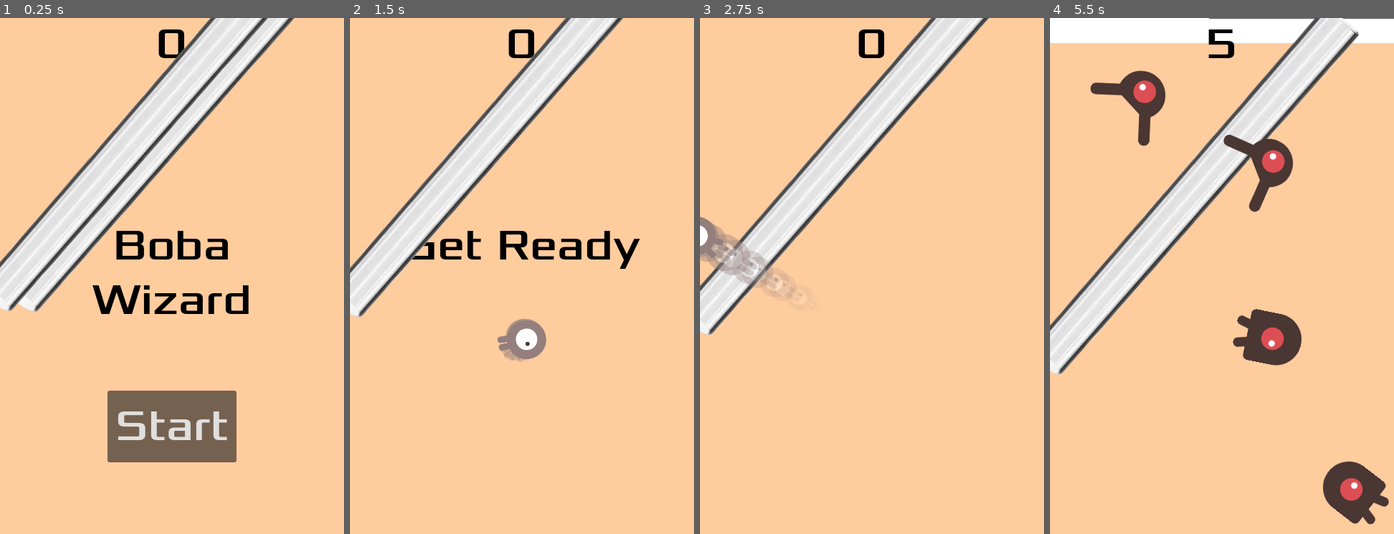
Above: before the commit, frames 1-4 (left to right).
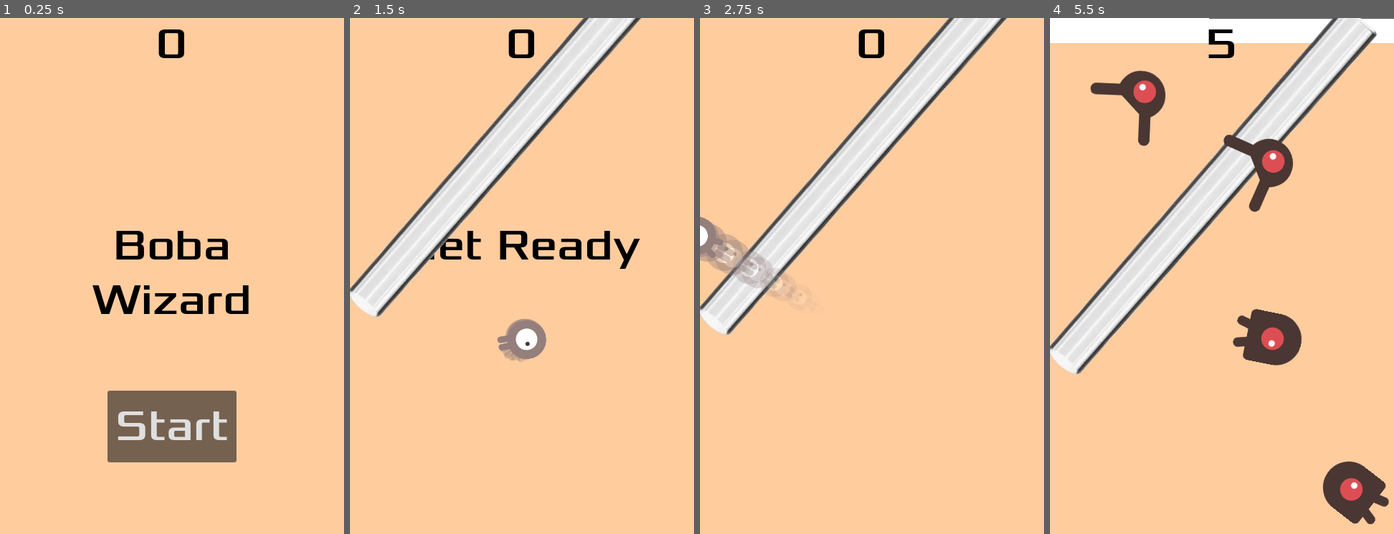
Above: after the commit, the same moments.

Repository: PaulThomasRowe/boba-tea-wizardry
Game: Godot game, scene res://main.tscn
Two runs of this game, one before a commit and one after it. Both use one fixed random seed, a clock stepped at 60 frames per second and the inputs below.
Inputs:
- Up to frame 1 (0.25 s): no input
- Up to frame 2 (1.5 s): click "Start" at 0.5 s; hold D (move_right) from 1.28 s (still down)
- Up to frame 3 (2.75 s): release D (move_right) at 2.03 s; hold S (move_down) from 2.03 s (still down)
- Up to frame 4 (5.5 s): release S (move_down) at 2.78 s; hold D (move_right) 2.78-3.53 s; hold W (move_up) 3.53-4.28 s; hold A (move_left) from 4.28 s (still down)

The runs differ from the first frame. In frame 1, 13% of the frame differs, in the area x 0-86%, y 0-57%; in frame 2, 8.1%; in frame 3, 8.5%; in frame 4, 9.2%.

Commit message:
Remove straw from appearing at startup

Diff:
--- a/main.gd
+++ b/main.gd
@@ -9,12 +9,12 @@
 func _ready():
 	$ScoreTimer.wait_time = 0.5  # Update every half second instead of every second
 	#$Straw.start($StartPosition.position)
-	$Straw.show()
+	#$Straw.show()
 
-	my_scene = preload("res://straw.tscn")
-	var scene_instance = my_scene.instantiate()
-	scene_instance.position = Vector2(200, 150)
-	add_child(scene_instance)
+	#my_scene = preload("res://straw.tscn")
+	#var scene_instance = my_scene.instantiate()
+	#scene_instance.position = Vector2(200, 150)
+	#add_child(scene_instance)
 
 func game_over():
 	pass
@@ -35,11 +35,11 @@
 
 	my_scene = preload("res://straw.tscn")
 	var scene_instance = my_scene.instantiate()
-	scene_instance.position = Vector2(200, 150)
+	scene_instance.position = Vector2(225, 150)
 	add_child(scene_instance)
 
 	$HUD.show_message("Get Ready")
-	$Straw.show()
+	#$Straw.show()
 	#$Straw.start($StartPosition.position)
  	#add_child(preload("res://straw.tscn").instantiate())
 	#var straw = mob_scene.instantiate()
--- a/main.tscn
+++ b/main.tscn
@@ -1,10 +1,9 @@
-[gd_scene load_steps=9 format=3 uid="uid://cyfwty2q3rdse"]
+[gd_scene load_steps=8 format=3 uid="uid://cyfwty2q3rdse"]
 
 [ext_resource type="Script" path="res://main.gd" id="1_0r6n5"]
 [ext_resource type="PackedScene" uid="uid://c7khi36lobpce" path="res://mob.tscn" id="2_50pww"]
 [ext_resource type="PackedScene" uid="uid://4vwrqjegqwpj" path="res://player.tscn" id="3_veqnc"]
 [ext_resource type="PackedScene" uid="uid://ccqoreueuxdb7" path="res://hud.tscn" id="4_0qnje"]
-[ext_resource type="PackedScene" uid="uid://66mp5ewyefok" path="res://straw.tscn" id="4_5pm00"]
 [ext_resource type="AudioStream" uid="uid://ds8qglpsg8cje" path="res://sfx/BGM.wav" id="5_c7a4f"]
 [ext_resource type="AudioStream" uid="uid://dw26fpygeag8o" path="res://art/gameover.wav" id="6_hp1r0"]
 
@@ -17,9 +16,6 @@
 [node name="Main" type="Node"]
 script = ExtResource("1_0r6n5")
 mob_scene = ExtResource("2_50pww")
-
-[node name="Straw" parent="." instance=ExtResource("4_5pm00")]
-position = Vector2(236, 151)
 
 [node name="HUD" parent="." instance=ExtResource("4_0qnje")]
 
